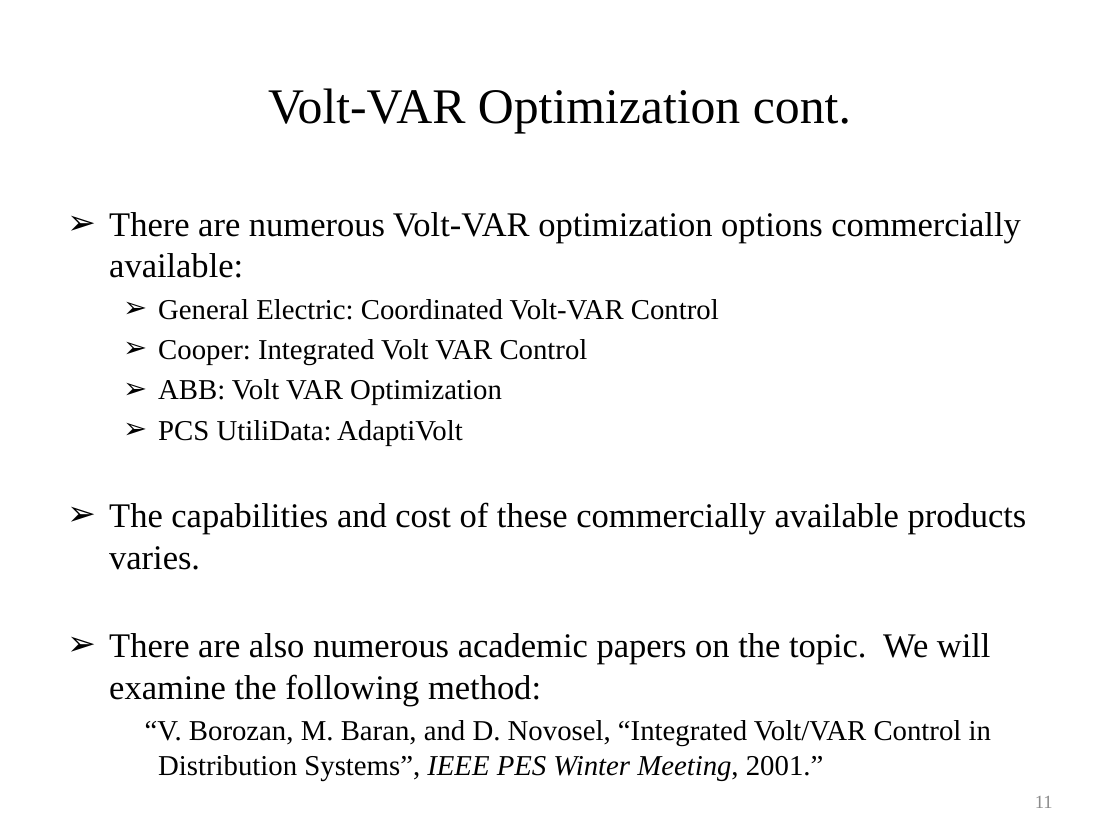
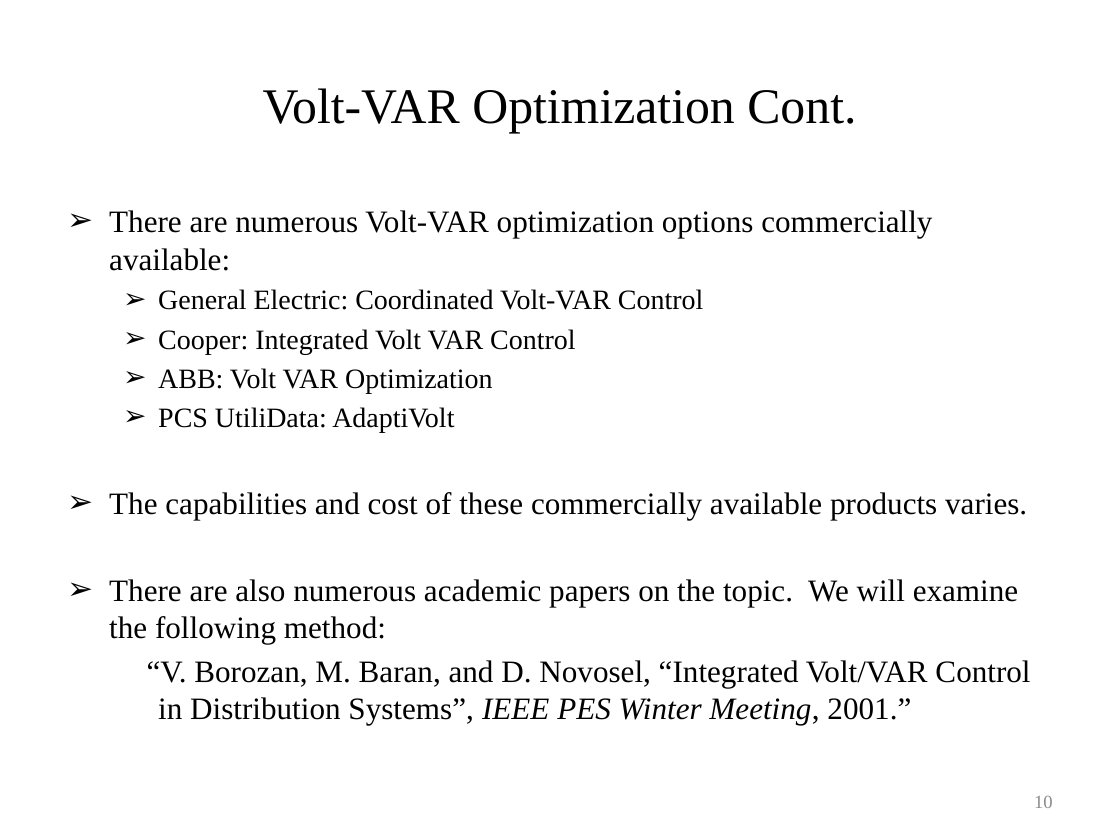
Before and after one commit to gridlab-d/course, a slide deck: slide 10 of University of Washington Class/Module 6 - Volt-VAR optimization.pptx (slide 11 before the commit). Drawn at 1120x840 pixels with LibreOffice and Linux fonts; fonts in the diff are those of the drawing. Boxes give left, top, right and bottom in pixels: in the first picture for what was removed or moved away, otherwise in the second. Text is boxed around its words. In the diff, an @@ line names an element or a change of style, - is before the commit and + after.

```diff
--- a/University of Washington Class/Module 6 - Volt-VAR optimization.pptx
+++ b/University of Washington Class/Module 6 - Volt-VAR optimization.pptx
@@ title at (x1=263, y1=88, x2=856, y2=133): text changed @@
-Volt-VAR Optimization cont.
+Volt-VAR Optimization Cont.
@@ text "There are numerous Volt-VAR optimization ..." at (x1=109, y1=210, x2=1030, y2=725): size 22.2 to 20 pt in "There are numerous Volt-VAR optimization options commerciall ...", "The capabilities and cost of these commercially ...", "There are also numerous academic papers on ..."; size 18.5 to 18 pt in "General Electric: Coordinated Volt-VAR Control", "Cooper: Integrated Volt VAR Control", "ABB: Volt VAR Optimization", "PCS UtiliData: AdaptiVolt"; size 18.5 to 20 pt in "“V. Borozan, M. Baran, and D. Novosel, ..." @@
@@ page number at (x1=1034, y1=795, x2=1053, y2=808): text changed @@
-11
+10
```
Also in this commit, not shown: 4 other slides changed, 1 slide removed, 1 other file.
